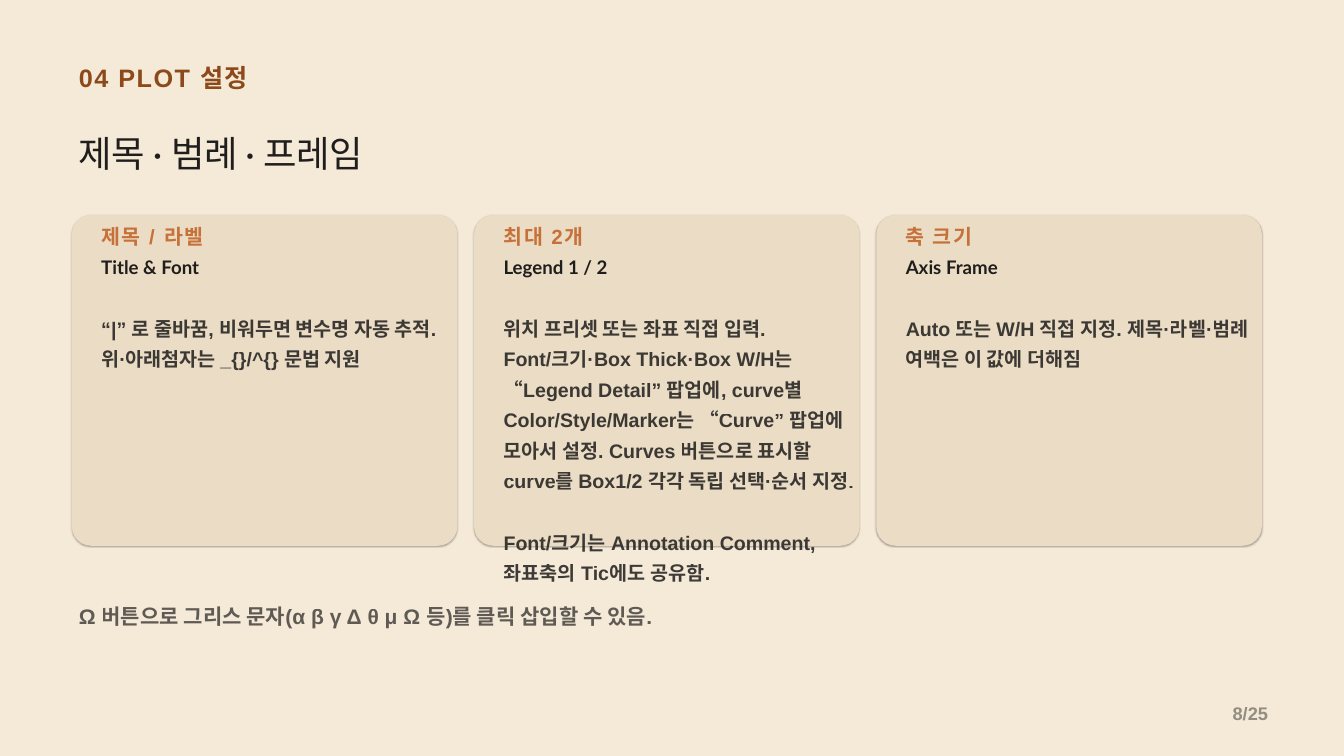
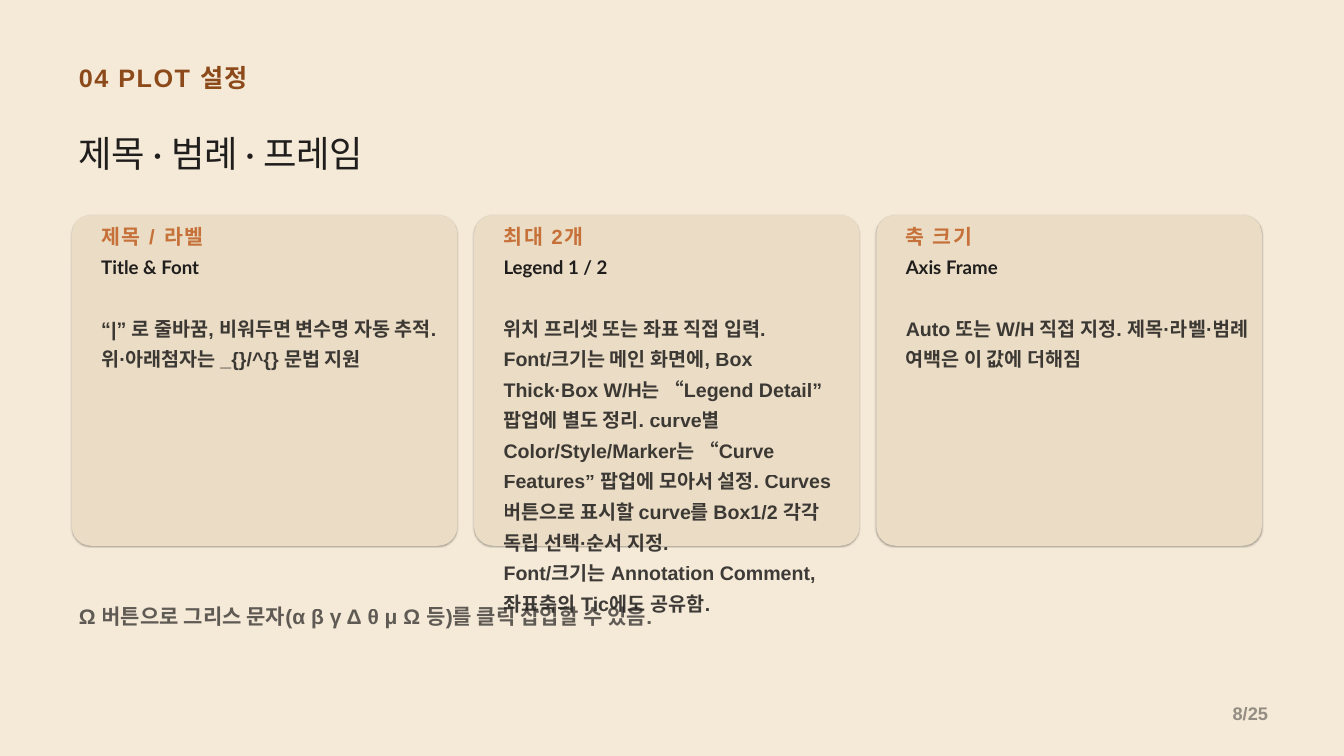
Before and after one commit to CWKIM113/CathPlot_Pub, a slide deck: slide 8 of CathPlot_발표.pptx. Drawn at 1344x756 pixels with LibreOffice and Linux fonts; fonts in the diff are those of the drawing. Boxes give left, top, right and bottom in pixels: in the first picture for what was removed or moved away, otherwise in the second. Text is boxed around its words. In the diff, an @@ line names an element or a change of style, - is before the commit and + after.

```diff
--- a/CathPlot_발표.pptx
+++ b/CathPlot_발표.pptx
@@ text at box(504, 319, 831, 552): text changed @@
-위치 프리셋 또는 좌표 직접 입력. Font/크기·Box Thick·Box W/H는 “Legend Detail” 팝업에, curve별 Color/Style/Marker는 “Curve” 팝업에 모아서 설정. Curves 버튼으로 표시할 curve를 Box1/2 각각 독립 선택·순서 지정.
+위치 프리셋 또는 좌표 직접 입력. Font/크기는 메인 화면에, Box Thick·Box W/H는 “Legend Detail” 팝업에 별도 정리. curve별 Color/Style/Marker는 “Curve Features” 팝업에 모아서 설정. Curves 버튼으로 표시할 curve를 Box1/2 각각 독립 선택·순서 지정.
```
Also in this commit, not shown: 3 other slides changed, 3 other files.
